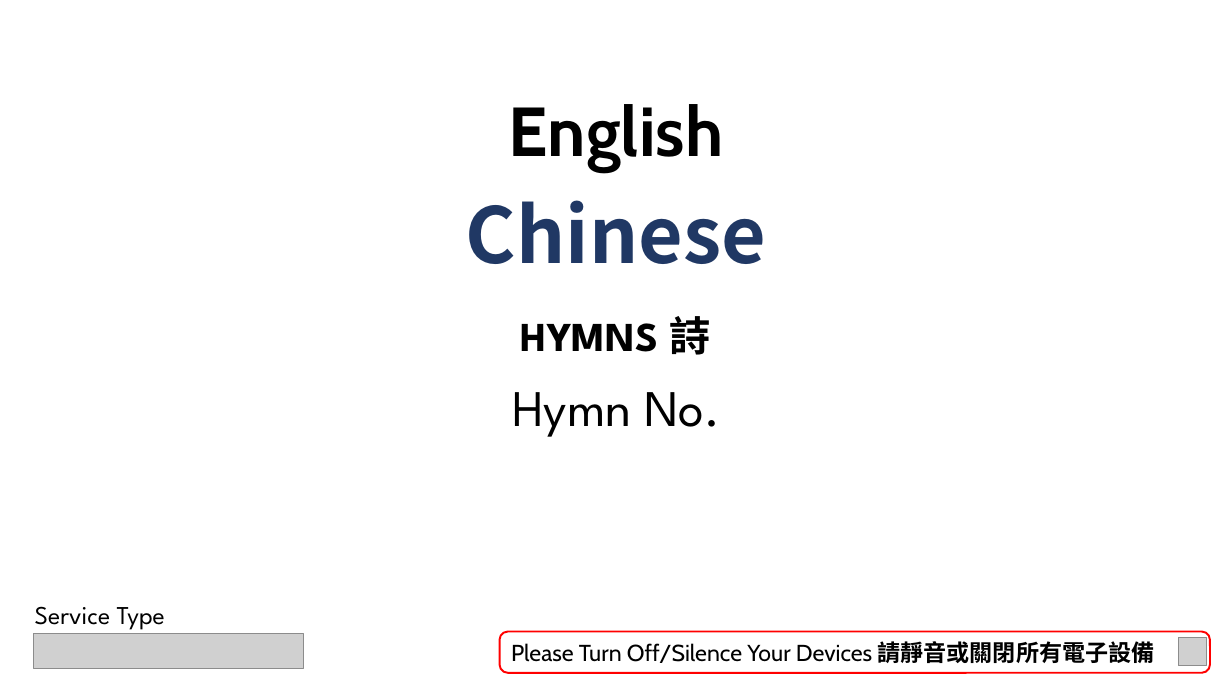
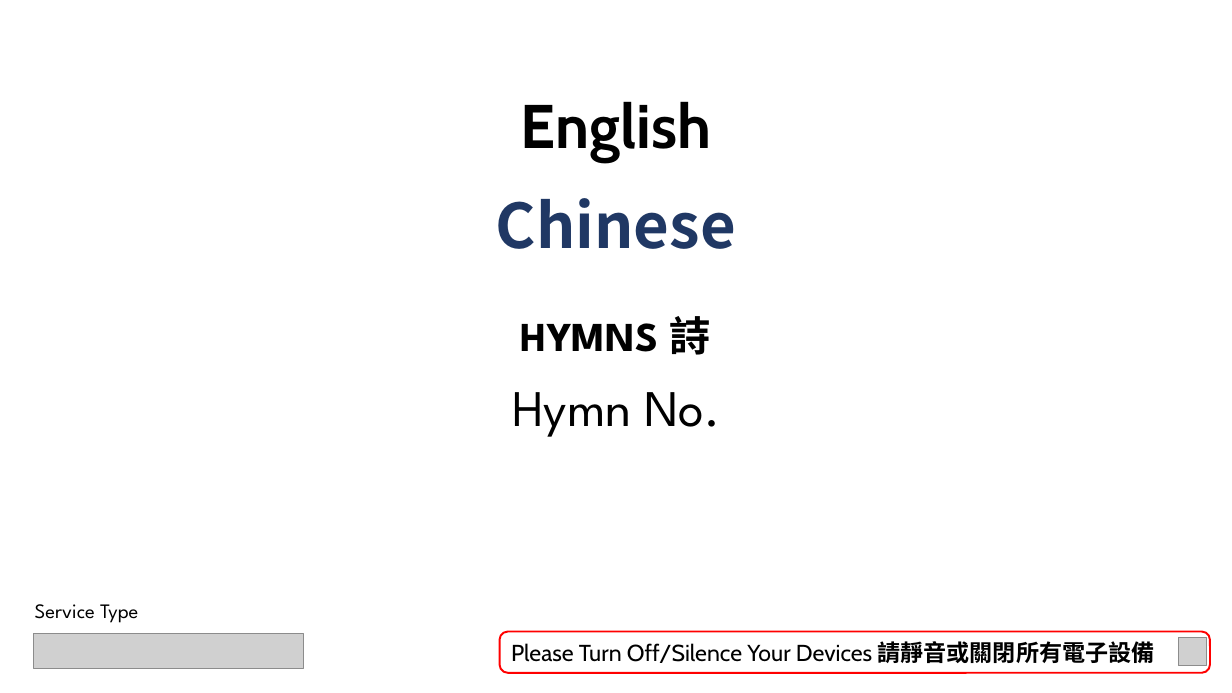
Before and after one commit to calebchanwy/tjc-powerpoint, a slide deck: slide 2 of TJCPowerPoint/bin/Debug/Files/ServiceWidescreen.pptx. Drawn at 1232x693 pixels with LibreOffice and Linux fonts; fonts in the diff are those of the drawing; grey boxes stand for pictures; background and template pictures are left out. Boxes give left, top, right and bottom in pixels: in the first picture for what was removed or moved away, otherwise in the second. Text is boxed around its words. In the diff, an @@ line names an element or a change of style, - is before the commit and + after.

```diff
--- a/TJCPowerPoint/bin/Debug/Files/ServiceWidescreen.pptx
+++ b/TJCPowerPoint/bin/Debug/Files/ServiceWidescreen.pptx
@@ text "English" at box(521, 101, 711, 162): size 54 to 48 pt; less space between paragraphs @@
@@ text "Chinese" at box(496, 198, 736, 249): size 60 to 48 pt; less space between paragraphs @@
@@ text "Service Type" at box(35, 604, 138, 623): size 20 to 16 pt; less space between paragraphs @@
```
Also in this commit, not shown: 3 other slides changed, 34 other files.
